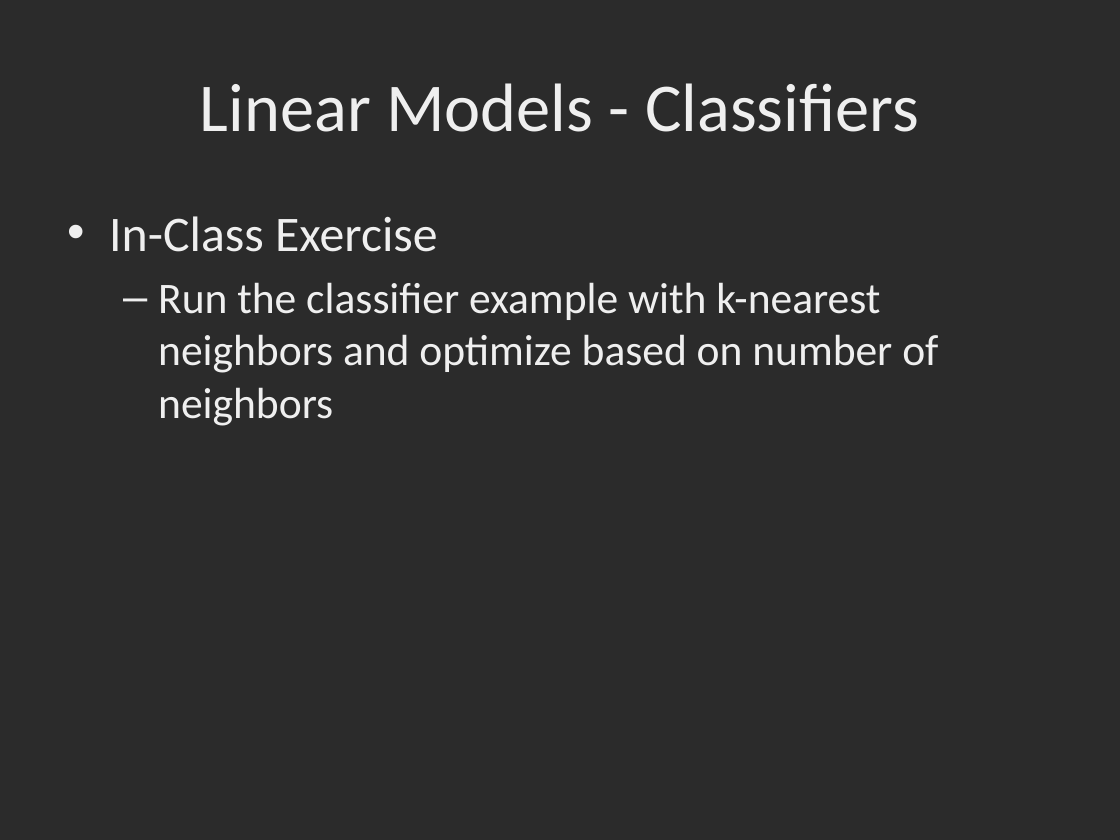
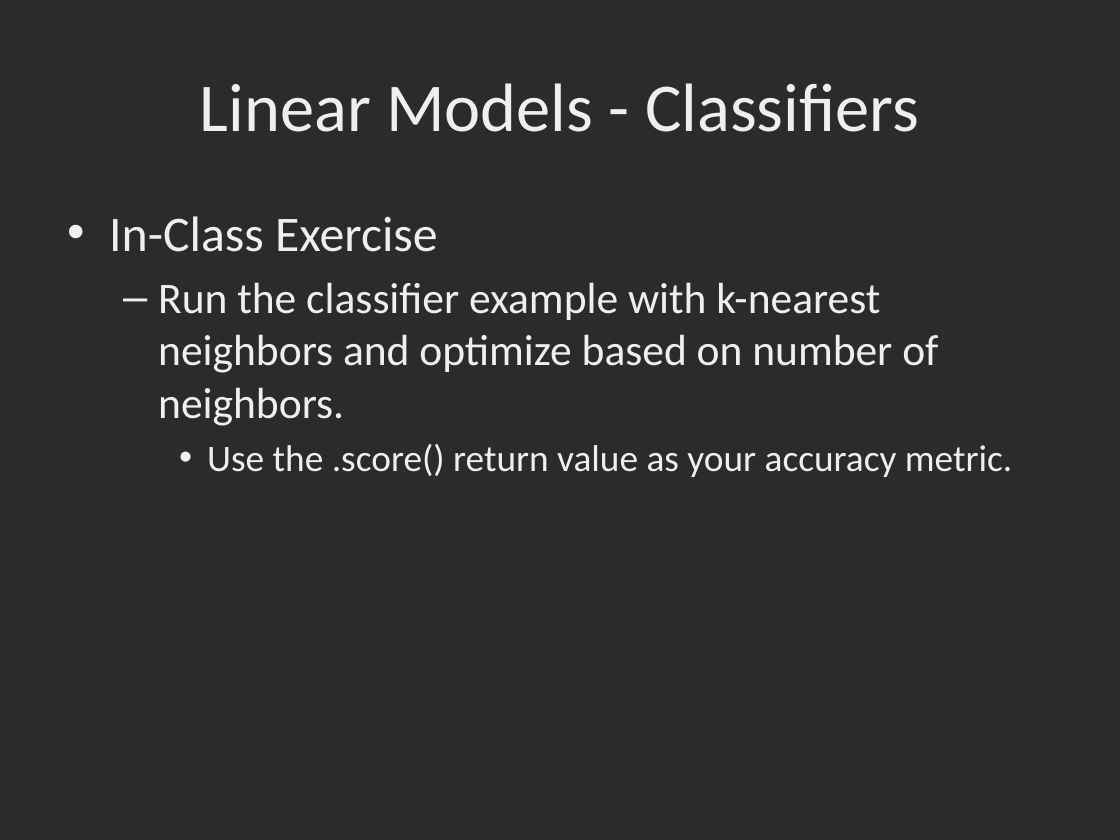
Before and after one commit to dbowmans46/PracticalProgramming, a slide deck: slide 40 of Session 7 - Python/Instructional Material/Session 7 - Python Brief Intro to Machine Learning with Scikit Learn.pptx (slide 41 before the commit). Drawn at 1120x840 pixels with LibreOffice and Linux fonts; fonts in the diff are those of the drawing; background and template pictures are left out; a plain dark background stands for a picture behind light text. Boxes give left, top, right and bottom in pixels: in the first picture for what was removed or moved away, otherwise in the second. Text is boxed around its words. In the diff, an @@ line names an element or a change of style, - is before the commit and + after.

Commit message:
Moved class index slide, commented out completed sections of in-class code.

```diff
--- a/Session 7 - Python/Instructional Material/Session 7 - Python Brief Intro to Machine Learning with Scikit Learn.pptx
+++ b/Session 7 - Python/Instructional Material/Session 7 - Python Brief Intro to Machine Learning with Scikit Learn.pptx
@@ text at (158,282,1012,477): text changed @@
-  – Run the classifier example with k-nearest neighbors and optimize based on number of neighbors
+  – Run the classifier example with k-nearest neighbors and optimize based on number of neighbors.
+    • Use the .score() return value as your accuracy metric.
```
Also in this commit, not shown: 1 other file.
